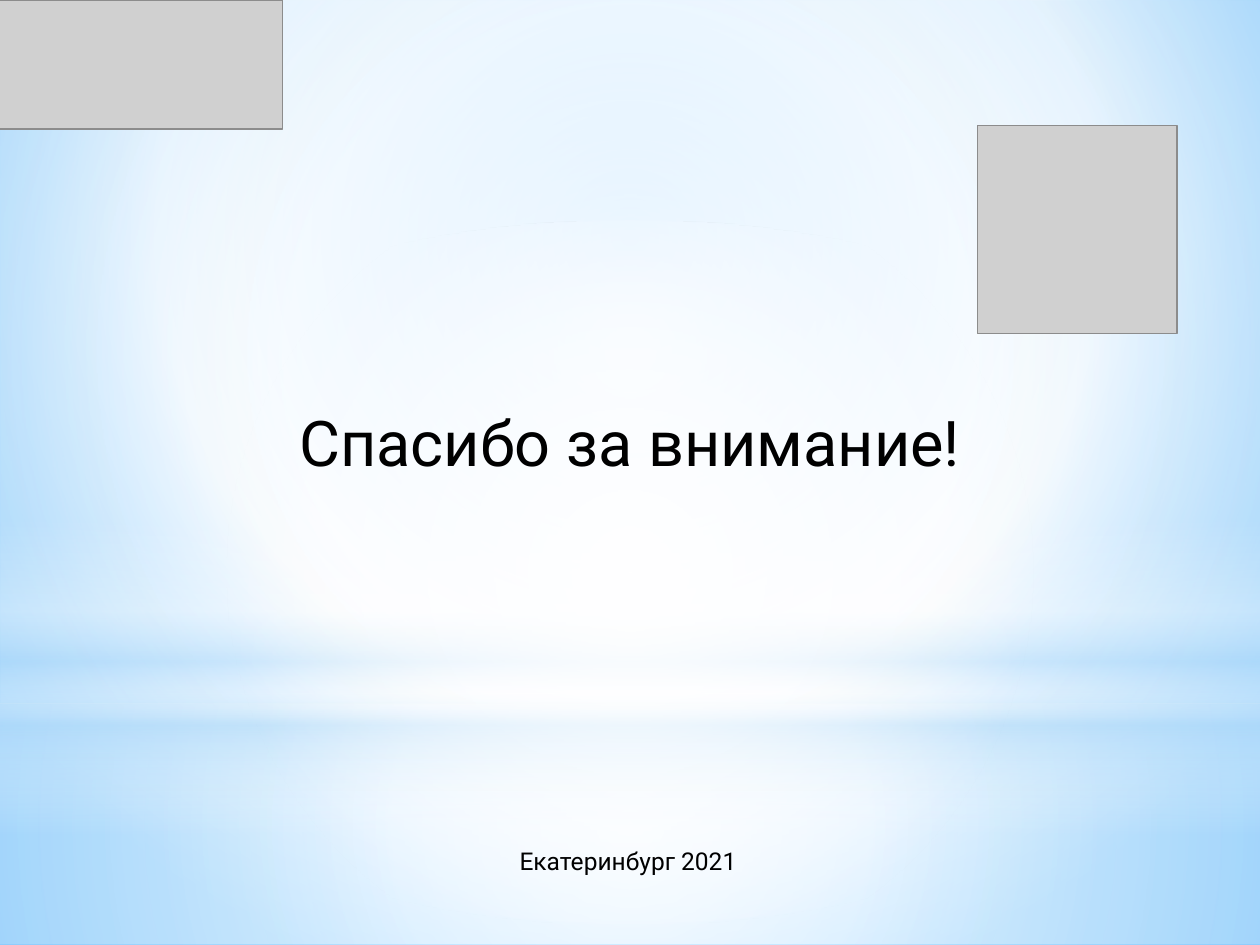
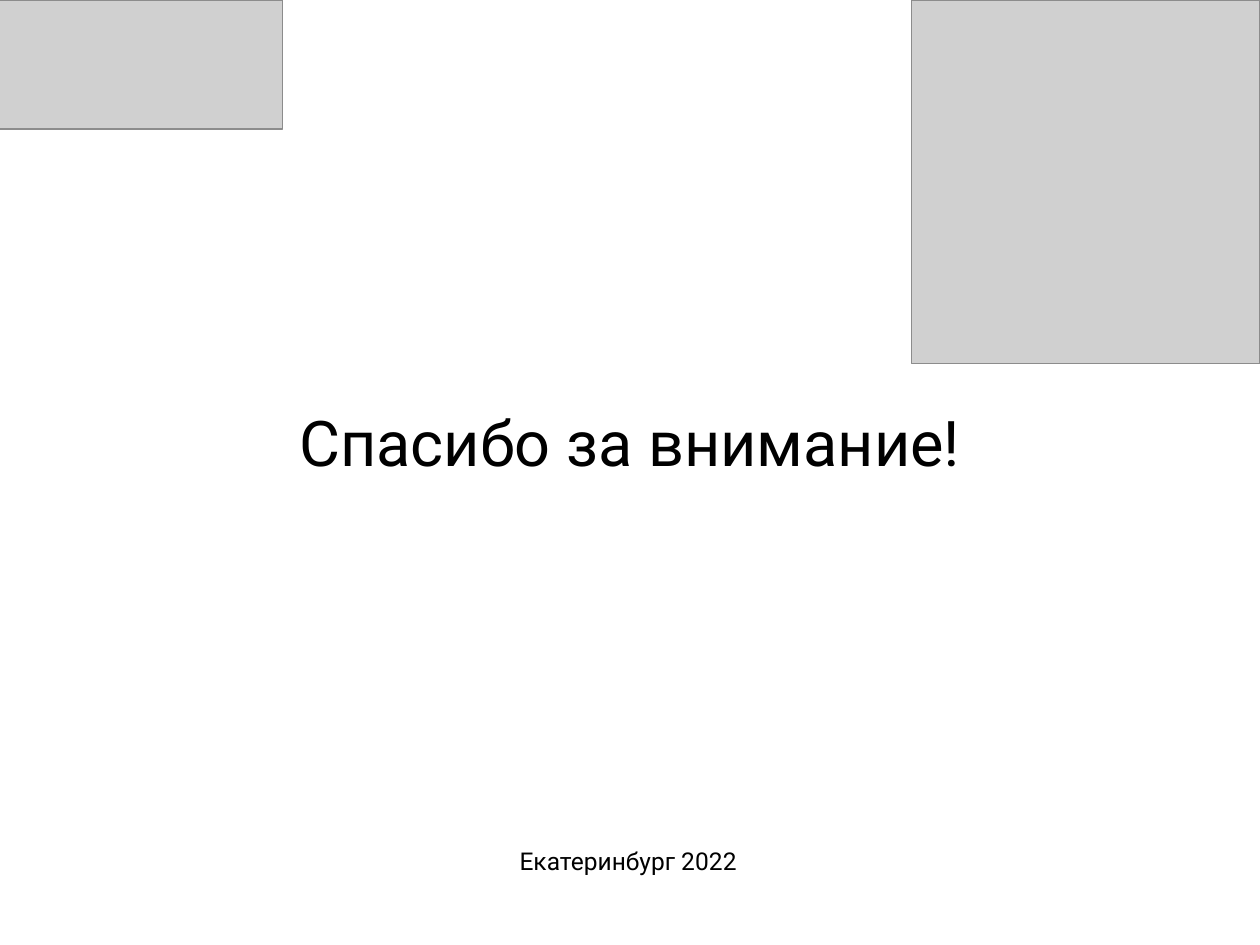
Before and after one commit to ukoloff/these, a slide deck: slide 34 of docx/К заседанию/30 Доклад.pptx. Drawn at 1260x945 pixels with LibreOffice and Linux fonts; fonts in the diff are those of the drawing; grey boxes stand for pictures. Boxes give left, top, right and bottom in pixels: in the first picture for what was removed or moved away, otherwise in the second. Text is boxed around its words. In the diff, an @@ line names an element or a change of style, - is before the commit and + after.

Commit message:
White background

```diff
--- a/docx/К заседанию/30 Доклад.pptx
+++ b/docx/К заседанию/30 Доклад.pptx
@@ background gradient #9ED5FF to #FFFFFF to #5BB9FF to #FFFFFF @@
@@ rectangle removed at [0, 0, 1260, 703] @@
@@ picture: place and size @@
-picture at [978, 125, 1178, 333]
+picture at [911, 0, 1260, 364]
@@ ellipse removed at [0, 220, 1260, 924] @@
@@ rectangle removed at [0, 519, 1260, 834] @@
@@ rectangle removed at [0, 703, 1260, 945] @@
@@ text at [520, 851, 736, 876]: text changed @@
-Екатеринбург 2021
+Екатеринбург 2022
```
Also in this commit, not shown: 33 other slides changed.
